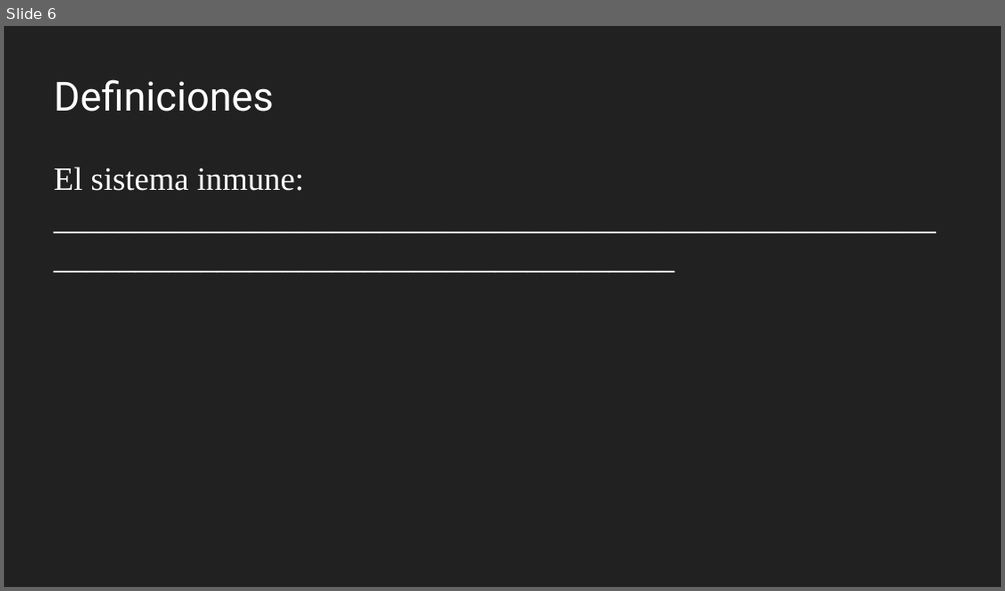
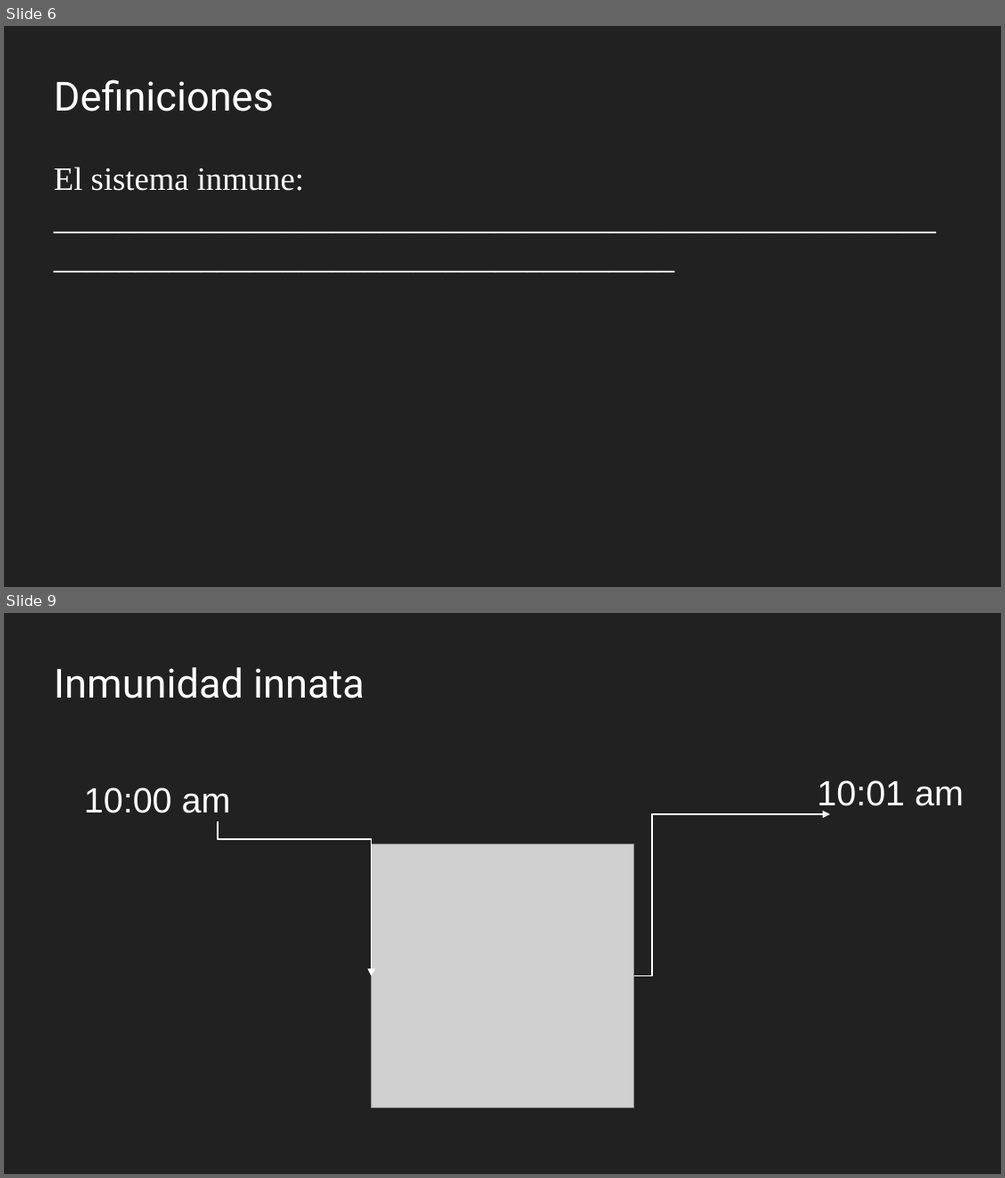
Before and after one commit to gerardommc/Medicina-Cons, a slide deck: Inmuno.odp. Shown one above the other, each under a label of ours: slide 6 before the commit, slides 6 and 9 after it; the slides between them are not shown. The pictures are 1005x591 and 1005x1178 pixels, drawn with LibreOffice and Linux fonts; fonts in the diff are those of the drawing; grey boxes stand for pictures. Boxes give left, top, right and bottom in pixels: in the first picture for what was removed or moved away, otherwise in the second. Text is boxed around its words. In the diff, an @@ line names an element or a change of style, - is before the commit and + after.

```diff
--- a/Inmuno.odp
+++ b/Inmuno.odp
@@ slide 9 added at box(4, 613, 1001, 1174), background #212121 @@
@@ title added at box(54, 667, 364, 698), 32 pt, text #FFFFFF @@
+Inmunidad innata
@@ text added at box(84, 787, 231, 813), 28 pt, text #FFFFFF @@
+10:00 am
@@ text added at box(817, 780, 963, 812), 28 pt, text #FFFFFF @@
+10:01 am
@@ elbow arrow added from (218, 821) to (372, 976), #FFFFFF 0.85 pt @@
@@ elbow arrow added from (634, 976) to (830, 815), #FFFFFF 0.85 pt @@
@@ picture added at box(372, 844, 634, 1108) @@
```
Also in this commit, not shown: 1 slide changed, 6 other slides added, 1 other file.
